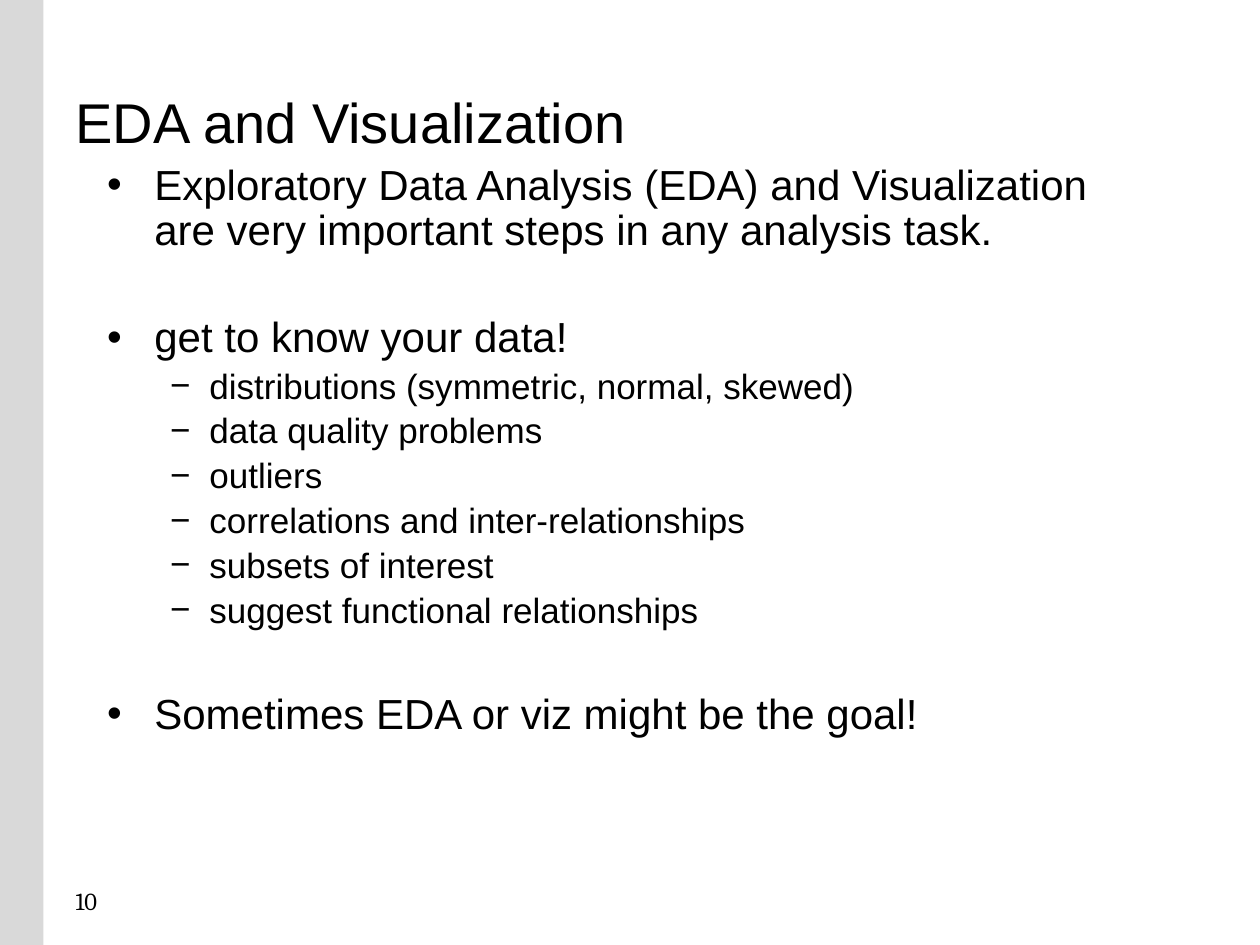
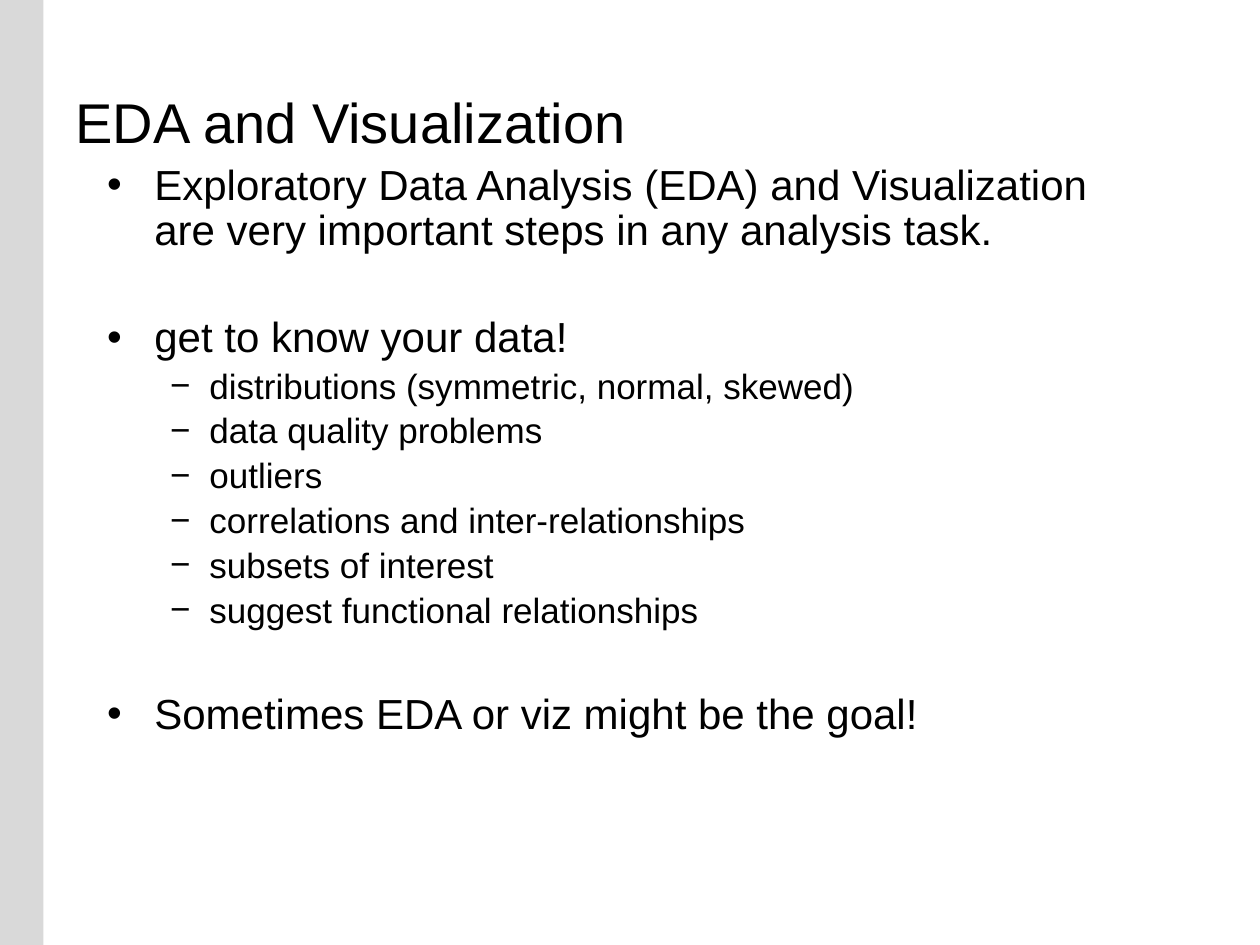
Before and after one commit to buyuhuang/csda1000_FT, a slide deck: slide 10 of day3/1. Lecture/day3_data_distributions.pptx. Drawn at 1260x945 pixels with LibreOffice and Linux fonts; fonts in the diff are those of the drawing; background and template pictures are left out. Boxes give left, top, right and bottom in pixels: in the first picture for what was removed or moved away, otherwise in the second. Text is boxed around its words. In the diff, an @@ line names an element or a change of style, - is before the commit and + after.

```diff
--- a/day3/1. Lecture/day3_data_distributions.pptx
+++ b/day3/1. Lecture/day3_data_distributions.pptx
@@ page number removed at <box>76,893,98,910</box> @@
-10
```
Also in this commit, not shown: 52 other files.
